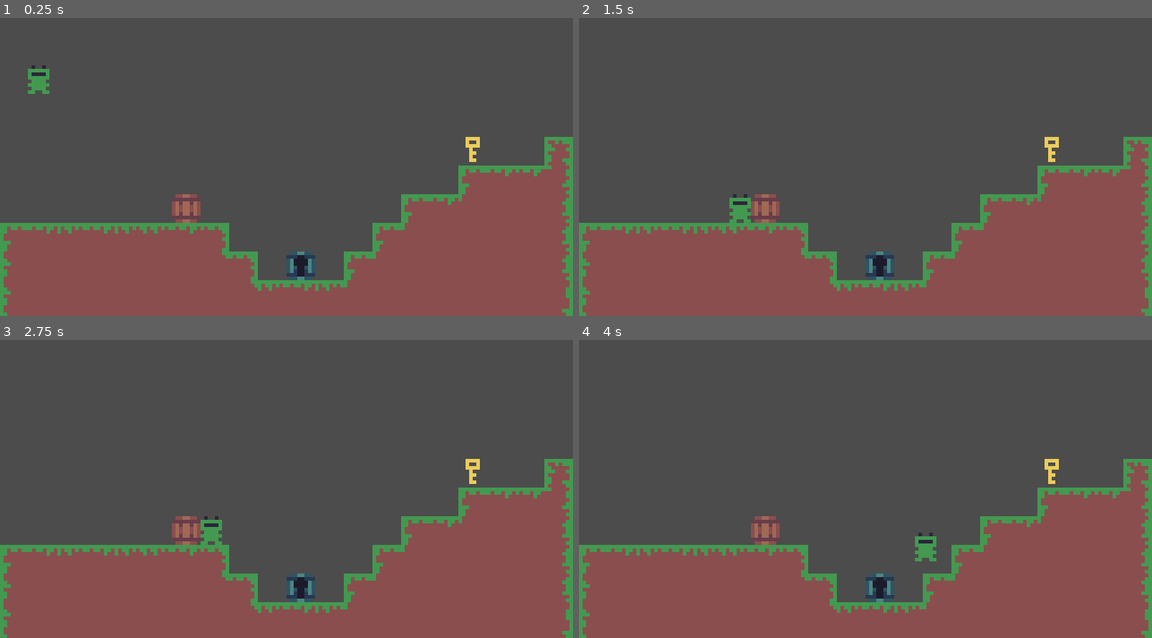
Above: before the commit, frames 1-4 (two rows, left to right).
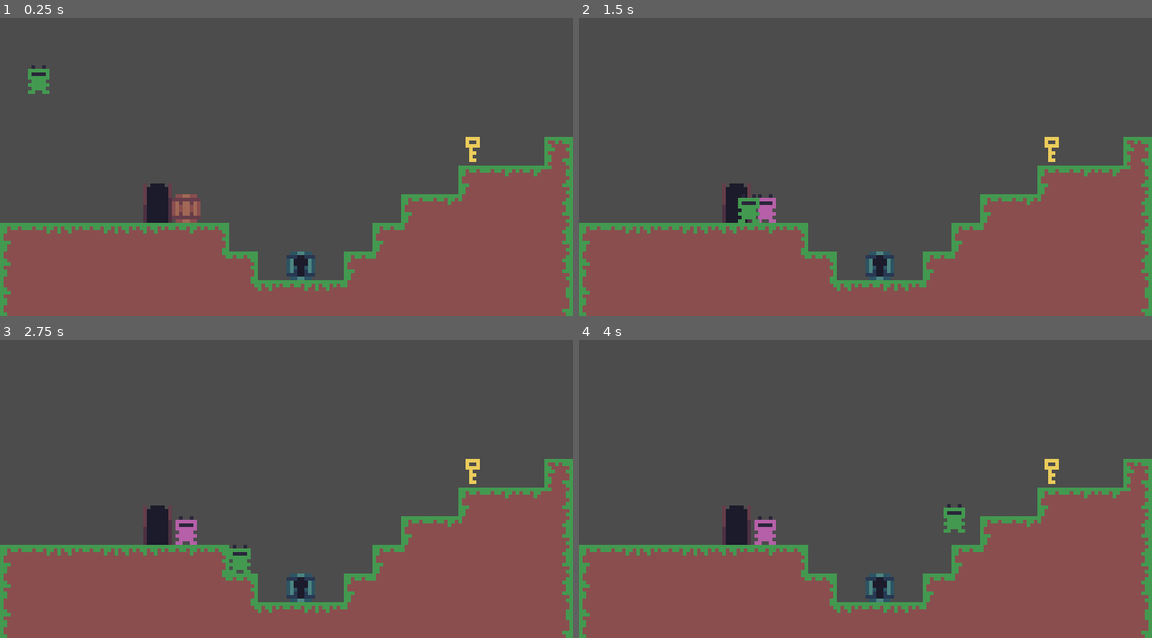
Above: after the commit, the same moments.

Repository: 0megq/frog_game
Game: Godot game, scene res://Scenes/TestScene.tscn
The game is run twice, just before and just after one commit, with the same random seed, the same clock (stepped at 60 frames per second) and the same inputs.
Inputs:
- Up to frame 1 (0.25 s): no input
- Up to frame 2 (1.5 s): hold D (right) from 0.53 s (still down); tap Space (interact) at 0.6, 1.35 s; tap W (jump) at 0.77 s
- Up to frame 3 (2.75 s): tap W (jump) at 1.52 s; release D (right) at 2.03 s; hold A (left) from 2.03 s (still down); tap Space (interact) at 2.1 s
- Up to frame 4 (4 s): tap Enter at 2.75 s; release A (left) at 2.78 s; hold D (right) from 2.78 s (still down); tap Space (interact) at 2.85, 3.6 s; tap W (jump) at 3.02, 3.77 s

The runs differ from the first frame. In frame 1, 0.6% of the frame differs, in the area x 25-30%, y 55-69%; in frame 2, 1.0%; in frame 3, 1.7%, in the area x 25-44%, y 55-79%; in frame 4, 1.7%.
Error after the commit: Invalid type in function 'change_scene' in base 'SceneTree'. Cannot convert argument 1 from Nil to String. (res://Scripts/Global.gd:11)

Commit message:
Implemented Door and part of level switching

Diff:
--- /dev/null
+++ b/Art/Door.tres
@@ -0,0 +1,7 @@
+[gd_resource type="AtlasTexture" load_steps=2 format=2]
+
+[ext_resource path="res://Art/SpriteSheet.png" type="Texture" id=1]
+
+[resource]
+atlas = ExtResource( 1 )
+region = Rect2( 224, 20, 32, 44 )
--- /dev/null
+++ b/Scenes/Door.tscn
@@ -0,0 +1,20 @@
+[gd_scene load_steps=4 format=2]
+
+[ext_resource path="res://Art/Door.tres" type="Texture" id=1]
+[ext_resource path="res://Scripts/Door.gd" type="Script" id=2]
+
+[sub_resource type="RectangleShape2D" id=1]
+extents = Vector2( 16, 22 )
+
+[node name="Door" type="Area2D"]
+collision_layer = 3
+collision_mask = 3
+script = ExtResource( 2 )
+
+[node name="Sprite" type="Sprite" parent="."]
+texture = ExtResource( 1 )
+offset = Vector2( 0, -6 )
+
+[node name="CollisionShape2D" type="CollisionShape2D" parent="."]
+position = Vector2( 0, -6 )
+shape = SubResource( 1 )
--- /dev/null
+++ b/Scenes/Global.tscn
@@ -0,0 +1,7 @@
+[gd_scene load_steps=2 format=2]
+
+[ext_resource path="res://Scripts/Global.gd" type="Script" id=1]
+
+[node name="Global" type="Node"]
+script = ExtResource( 1 )
+level_array = [ null, null, null ]
--- a/Scenes/TestScene.tscn
+++ b/Scenes/TestScene.tscn
@@ -1,10 +1,11 @@
-[gd_scene load_steps=6 format=2]
+[gd_scene load_steps=7 format=2]
 
 [ext_resource path="res://Scenes/Player.tscn" type="PackedScene" id=1]
 [ext_resource path="res://Art/TerrainTileSet.tres" type="TileSet" id=2]
 [ext_resource path="res://Scenes/LockedCrate.tscn" type="PackedScene" id=3]
 [ext_resource path="res://Scenes/Crate.tscn" type="PackedScene" id=4]
 [ext_resource path="res://Scenes/Key.tscn" type="PackedScene" id=5]
+[ext_resource path="res://Scenes/Door.tscn" type="PackedScene" id=6]
 
 [node name="test" type="Node2D"]
 
@@ -29,3 +30,6 @@
 
 [node name="Key" parent="." instance=ExtResource( 5 )]
 position = Vector2( 528, 176 )
+
+[node name="Door" parent="." instance=ExtResource( 6 )]
+position = Vector2( 176, 240 )
--- a/Scripts/Crate.gd
+++ b/Scripts/Crate.gd
@@ -1,5 +1,9 @@
 extends StaticBody2D
 
+const frog_scene = preload("res://Scenes/PinkFrog.tscn")
 
 func interaction(player: Player) -> void:
-	print("crate interaction")
+	var frog = frog_scene.instance()
+	frog.position = self.position
+	get_tree().root.add_child(frog)
+	self.queue_free()
--- /dev/null
+++ b/Scripts/Door.gd
@@ -0,0 +1,6 @@
+extends Area2D
+
+
+func interaction(player: Player) -> void:
+	if overlaps_body(player):
+		Global.change_level()
--- /dev/null
+++ b/Scripts/Global.gd
@@ -0,0 +1,11 @@
+extends Node
+
+export(Array, PackedScene) var level_array
+
+var current_level: int = 1
+
+
+func change_level() -> void:
+	current_level += 1
+	print(current_level)
+	get_tree().change_scene(level_array[current_level-1])
--- a/Scripts/Player.gd
+++ b/Scripts/Player.gd
@@ -45,6 +45,11 @@
 func interact() -> void:
 	if interact_input:
 		var interactables = interact_zone.get_overlapping_bodies()
+		if interactables.size() == 1:
+			interactables[0].interaction(self)
+		elif interactables.size() > 1:
+			print("2 interactables")
+		interactables = interact_zone.get_overlapping_areas()
 		if interactables.size() == 1:
 			interactables[0].interaction(self)
 		elif interactables.size() > 1:
--- a/project.godot
+++ b/project.godot
@@ -23,6 +23,10 @@
 config/name="frog_game"
 run/main_scene="res://Scenes/TestScene.tscn"
 config/icon="res://icon.png"
+
+[autoload]
+
+Global="*res://Scenes/Global.tscn"
 
 [display]
 
